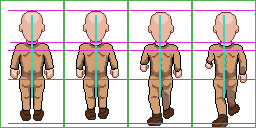
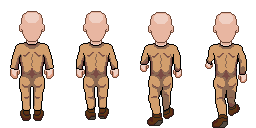
Layered file, before and after one edit (256px x 128px). Changes by layer:
hid "helper copy" over 0, 0, 256, 128
